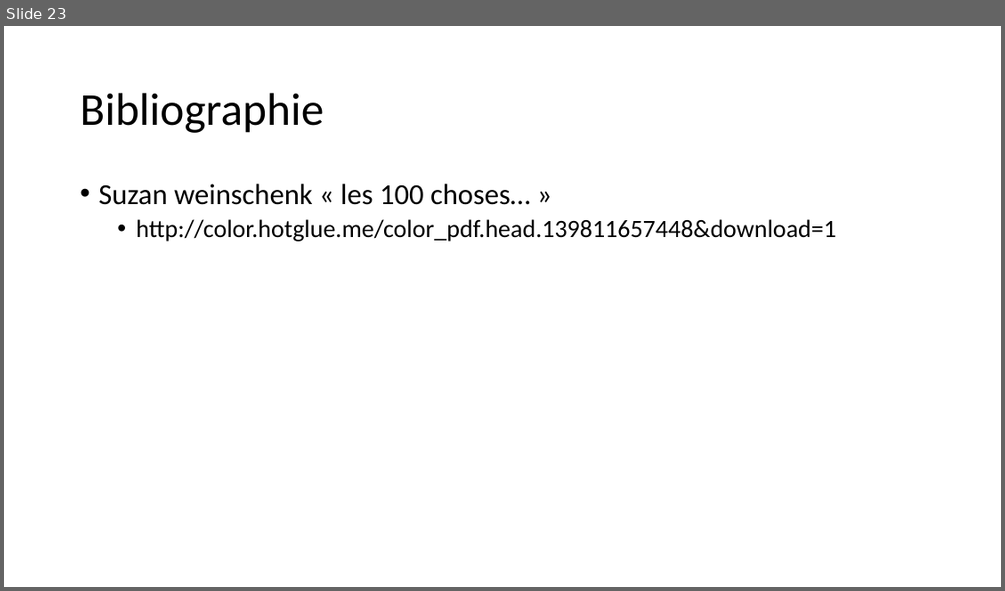
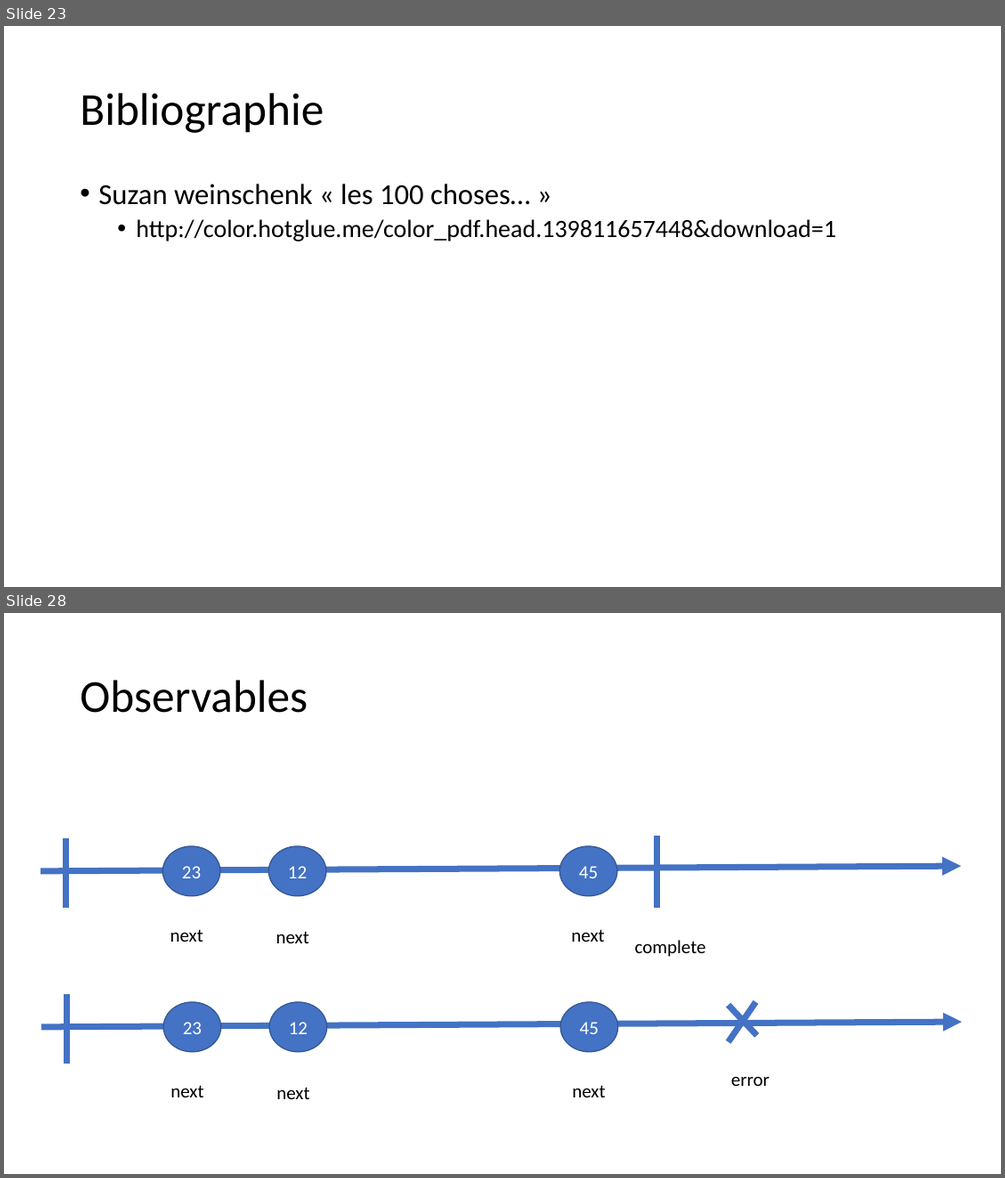
Before and after one commit to jlg-formation/fancv1-mars-21, a slide deck: notes.pptx. Shown one above the other, each under a label of ours: slide 23 before the commit, slides 23 and 28 after it; the slides between them are not shown. The pictures are 1005x591 and 1005x1178 pixels, drawn with LibreOffice and Linux fonts; fonts in the diff are those of the drawing. Boxes give left, top, right and bottom in pixels: in the first picture for what was removed or moved away, otherwise in the second. Text is boxed around its words. In the diff, an @@ line names an element or a change of style, - is before the commit and + after.

```diff
--- a/notes.pptx
+++ b/notes.pptx
@@ slide 28 added at box(4, 613, 1001, 1174), background #FFFFFF @@
@@ title added at box(80, 680, 307, 713), 44 pt, text #000000 @@
+Observables
@@ line added from (66, 838) to (66, 908), #4472C4 6 pt @@
@@ ellipse added at box(162, 846, 220, 896), fill #4472C4, outline #325491 1 pt, 18 pt, text #FFFFFF @@
+23
@@ ellipse added at box(268, 846, 326, 896), fill #4472C4, outline #325491 1 pt, 18 pt, text #FFFFFF @@
+12
@@ ellipse added at box(559, 846, 617, 896), fill #4472C4, outline #325491 1 pt, 18 pt, text #FFFFFF @@
+45
@@ line added from (657, 835) to (657, 908), #4472C4 6 pt @@
@@ arrow added from (40, 871) to (961, 866), #4472C4 6 pt @@
@@ text added at box(170, 929, 203, 941), 18 pt, text #000000 @@
+next
@@ text added at box(276, 931, 309, 943), 18 pt, text #000000 @@
+next
@@ text added at box(571, 929, 604, 941), 18 pt, text #000000 @@
+next
@@ text added at box(635, 940, 706, 957), 18 pt, text #000000 @@
+complete
@@ line added from (67, 995) to (67, 1063), #4472C4 6 pt @@
@@ ellipse added at box(163, 1002, 221, 1052), fill #4472C4, outline #325491 1 pt, 18 pt, text #FFFFFF @@
+23
@@ ellipse added at box(269, 1002, 327, 1052), fill #4472C4, outline #325491 1 pt, 18 pt, text #FFFFFF @@
+12
@@ ellipse added at box(560, 1002, 618, 1052), fill #4472C4, outline #325491 1 pt, 18 pt, text #FFFFFF @@
+45
@@ line added from (728, 1005) to (757, 1036), #4472C4 6 pt @@
@@ line added from (755, 1002) to (728, 1042), #4472C4 6 pt @@
@@ arrow added from (41, 1027) to (962, 1022), #4472C4 6 pt @@
@@ text added at box(170, 1085, 203, 1097), 18 pt, text #000000 @@
+next
@@ text added at box(276, 1086, 309, 1099), 18 pt, text #000000 @@
+next
@@ text added at box(572, 1085, 605, 1097), 18 pt, text #000000 @@
+next
@@ text added at box(731, 1076, 769, 1086), 18 pt, text #000000 @@
+error
```
Also in this commit, not shown: 2 slides changed, 8 other slides added.
